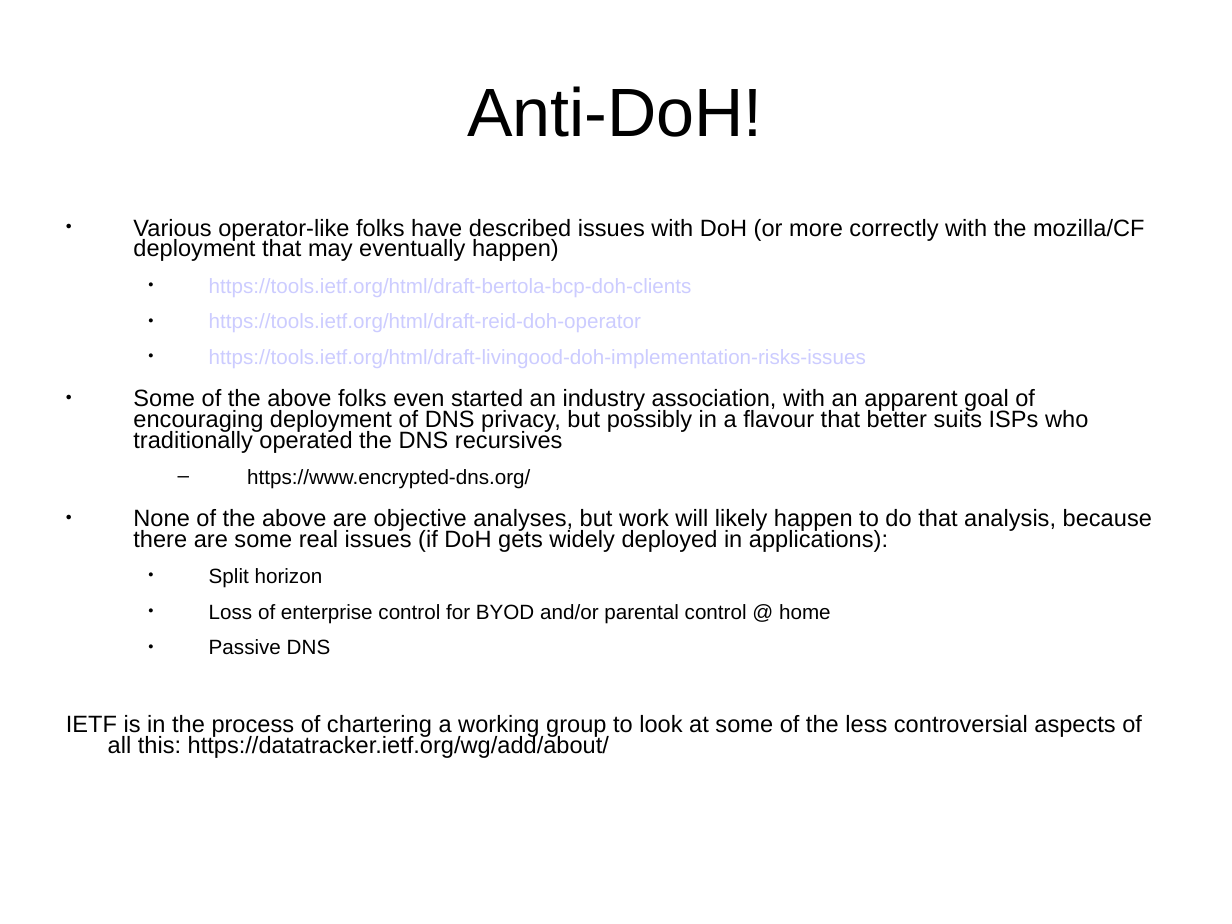
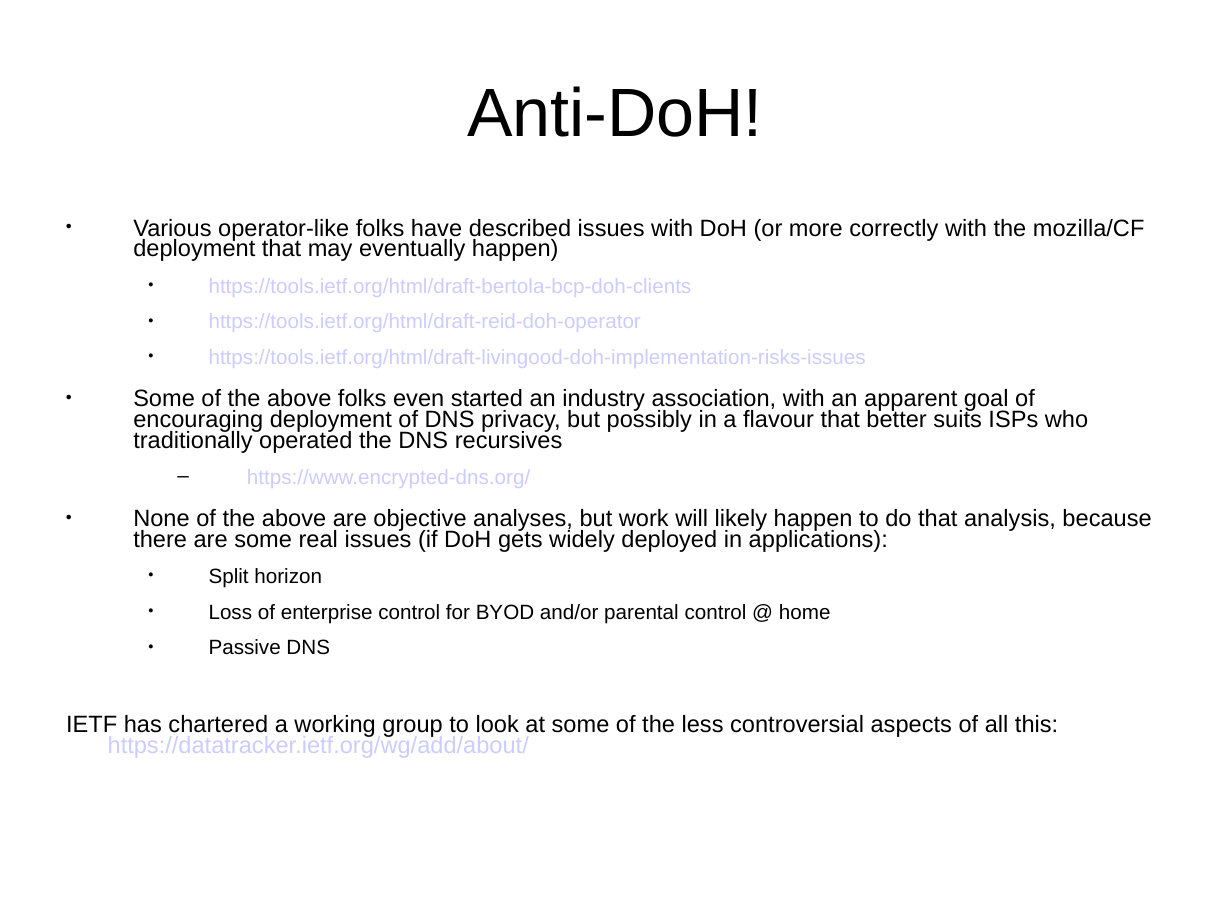
Before and after one commit to sftcd/cs7053, a slide deck: slide 23 of 2016lectures/10-dns.ppt. Drawn at 1232x924 pixels with LibreOffice and Linux fonts; fonts in the diff are those of the drawing. Boxes give left, top, right and bottom in pixels: in the first picture for what was removed or moved away, otherwise in the second. Text is boxed around its words. In the diff, an @@ line names an element or a change of style, - is before the commit and + after.

Commit message:
added info about my dns setups

```diff
--- a/2016lectures/10-dns.ppt
+++ b/2016lectures/10-dns.ppt
@@ text at (133, 219, 1151, 655): text colour #000000 to #CCCCFF in "https://www.encrypted-dns.org/"; indent changed @@
@@ text at (66, 715, 1058, 758): text changed @@
-IETF is in the process of chartering a working group to look at some of the less controversial aspects of all this: https://datatracker.ietf.org/wg/add/about/
+IETF has chartered a working group to look at some of the less controversial aspects of all this: https://datatracker.ietf.org/wg/add/about/
```
Also in this commit, not shown: 19 other slides changed, 2 slides added, 1 other file.
